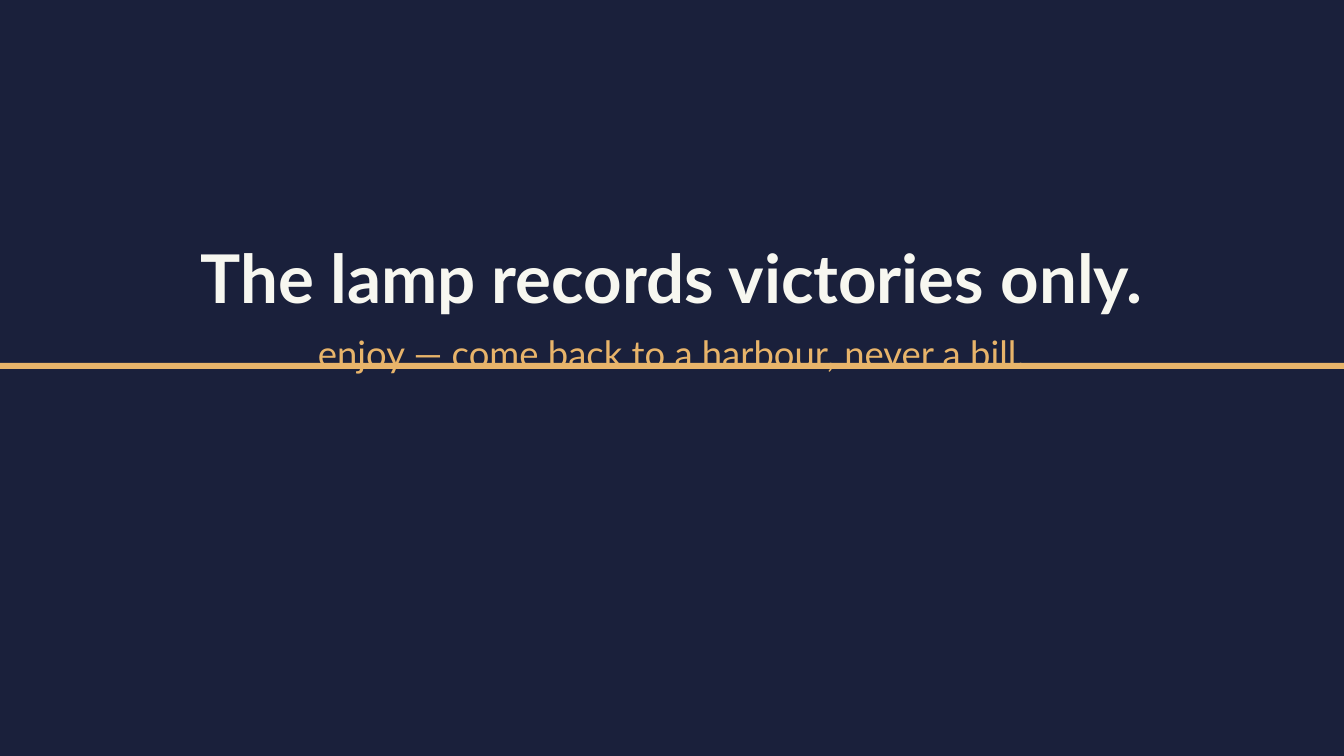
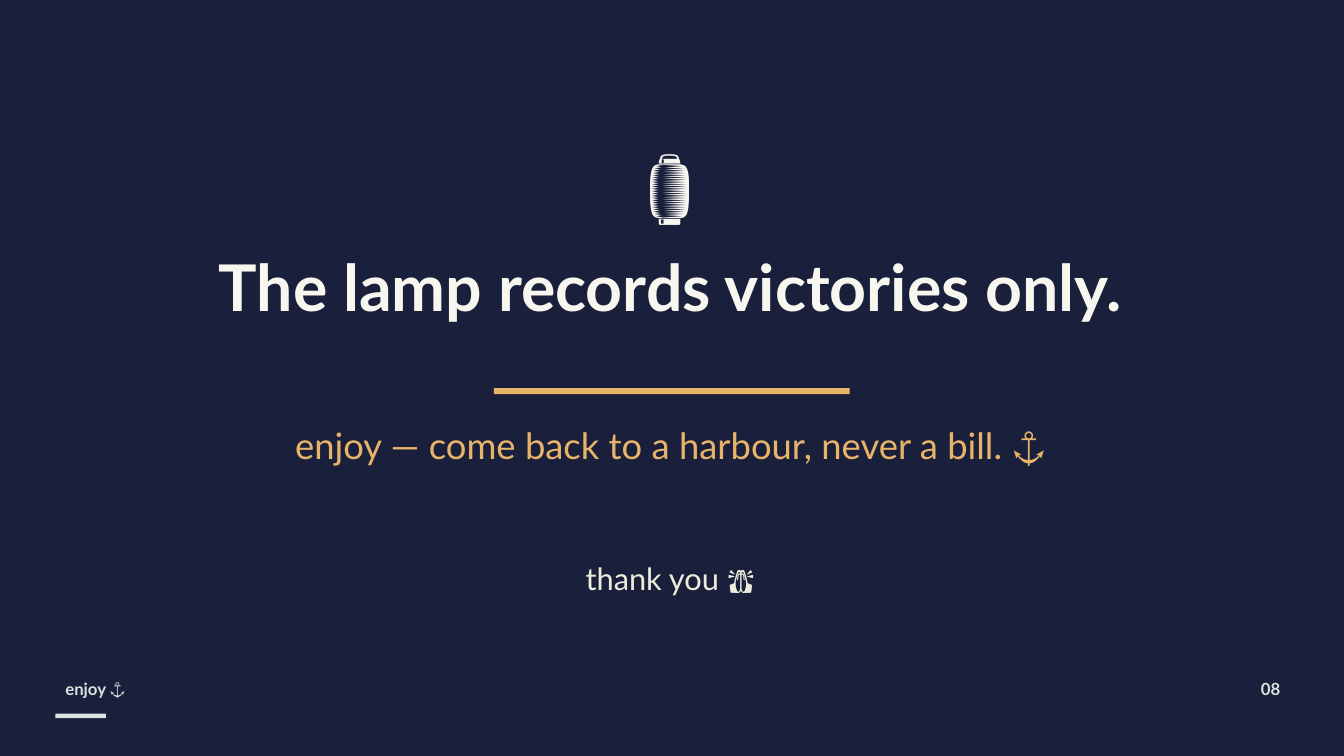
Before and after one commit to Tyrant336/Enjoy, a slide deck: slide 8 of docs/presentation/enjoy-pitch.pptx. Drawn at 1344x756 pixels with LibreOffice and Linux fonts; fonts in the diff are those of the drawing. Boxes give left, top, right and bottom in pixels: in the first picture for what was removed or moved away, otherwise in the second. Text is boxed around its words. In the diff, an @@ line names an element or a change of style, - is before the commit and + after.

```diff
--- a/docs/presentation/enjoy-pitch.pptx
+++ b/docs/presentation/enjoy-pitch.pptx
@@ text added at (x1=101, y1=131, x2=1240, y2=232), 54 pt, text #F7F7F0 @@
+🏮
@@ text "The lamp records victories only." moved from (x1=201, y1=253, x2=1143, y2=374) to (x1=219, y1=263, x2=1122, y2=322) @@
@@ text "The lamp records victories only." at (x1=219, y1=263, x2=1122, y2=322): size 48 to 46 pt; less space between paragraphs @@
@@ text at (x1=318, y1=340, x2=1025, y2=374): paragraph removed @@
-enjoy — come back to a harbour, never a bill.
@@ rectangle resized from (x1=0, y1=363, x2=1344, y2=369) to (x1=494, y1=388, x2=850, y2=394) @@
@@ text added at (x1=295, y1=432, x2=1002, y2=466), 26 pt, text #E8B46A @@
+enjoy — come back to a harbour, never a bill. ⚓
@@ text added at (x1=586, y1=567, x2=719, y2=596), 22 pt, text #EDEDDD @@
+thank you 🙏
@@ text added at (x1=65, y1=682, x2=106, y2=698), 12 pt, text #D8E4E0, bold @@
+enjoy ⚓
@@ text added at (x1=1261, y1=683, x2=1280, y2=695), 12 pt, text #D8E4E0, bold @@
+08
@@ rectangle added at (x1=55, y1=714, x2=106, y2=718), fill #D8E4E0 @@
```
Also in this commit, not shown: 7 other slides changed, 2 other files.
